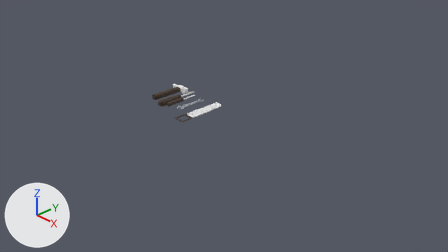
Before and after pictures for a commit that changed the Blender file BlenderAssets/tools.blend.
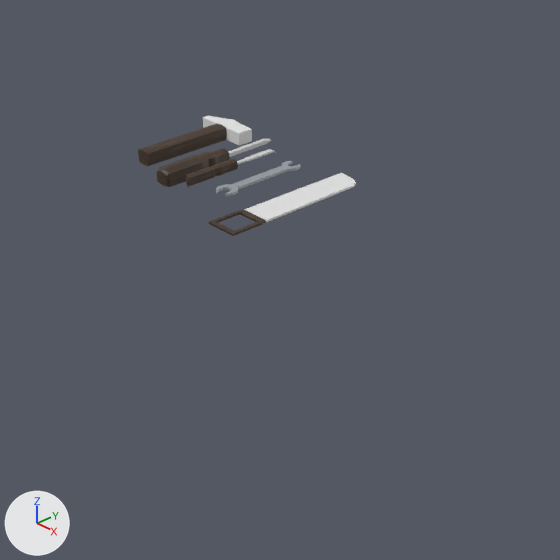
There are two pictures of each version: one from the file's camera 'Camera', one close up on the part from 24% to 64% of the width and 19% to 89% of the height. The axes (+X, +Y, +Z) are drawn at lower left. The lights are the same throughout.

The first close-up shows 'SM_DToolsChisel', 'SM_DToolsHammer', 'SM_DToolsSaw', 'SM_DToolsScrewdriver', 'SM_DToolsWrench'.
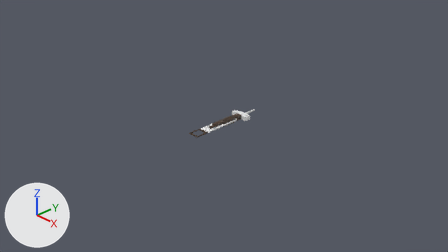
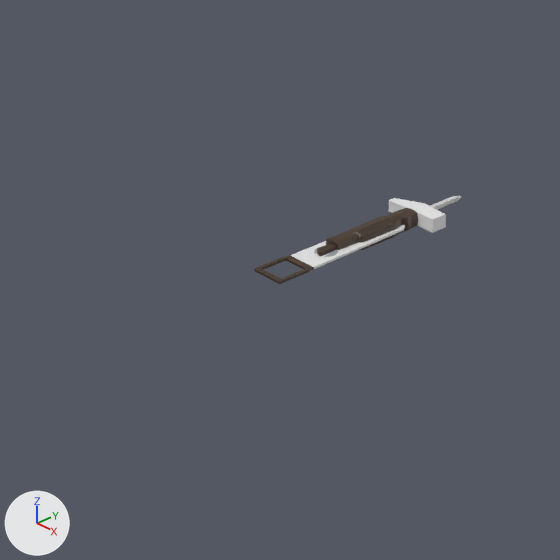
Pixel boxes [x1, y1, x2, y2] of what changed, in the close-ups (560 x 560 px):
'SM_DToolsSaw', moved
    before: [209, 173, 356, 236]
    after: [254, 225, 405, 284]
'SM_DToolsHammer', moved
    before: [138, 116, 252, 166]
    after: [326, 198, 446, 250]
'SM_DToolsScrewdriver', moved
    before: [157, 139, 271, 187]
    after: [349, 196, 462, 250]
'SM_DToolsChisel', moved
    before: [186, 149, 275, 187]
    after: [317, 243, 337, 257]
'SM_DToolsWrench', moved
    before: [216, 161, 301, 196]
    after: [314, 225, 401, 257]

The change, as a diff of the scene's bpy script:
```diff
--- a/BlenderAssets/tools.blend.py
+++ b/BlenderAssets/tools.blend.py
@@ ob_sm_dtoolschisel @@
 ob_sm_dtoolschisel = bpy.data.objects.new('SM_DToolsChisel', me_cube_002)
-ob_sm_dtoolschisel.location = (-1.221, 0.03, 0.045)
+ob_sm_dtoolschisel.location = (0.0, 0.0, 0.0)
 ob_sm_dtoolschisel.rotation_euler = (0.0, 0.0, 4.702)  # degrees (0, 0, 269)
@@ ob_sm_dtoolshammer @@
 ob_sm_dtoolshammer = bpy.data.objects.new('SM_DToolsHammer', me_cube)
-ob_sm_dtoolshammer.location = (-1.75, 0.0, 0.0)
+ob_sm_dtoolshammer.location = (0.0, 0.0, 0.0)
 ob_sm_dtoolshammer.scale = (0.0657, 0.506, 0.0423)
@@ ob_sm_dtoolssaw @@
 ob_sm_dtoolssaw = bpy.data.objects.new('SM_DToolsSaw', me_cube_004)
-ob_sm_dtoolssaw.location = (-0.575, 0.148, 0.04)
+ob_sm_dtoolssaw.location = (0.0, 0.0, 0.0)
 ob_sm_dtoolssaw.rotation_euler = (0.0, 0.0, -1.577)  # degrees (0, 0, -90)
@@ ob_sm_dtoolsscrewdriver @@
 ob_sm_dtoolsscrewdriver = bpy.data.objects.new('SM_DToolsScrewdriver', me_cube_001)
-ob_sm_dtoolsscrewdriver.location = (-1.438, -0.265, 0.0)
+ob_sm_dtoolsscrewdriver.location = (0.0, 0.0, 0.0)
 ob_sm_dtoolsscrewdriver.scale = (0.0601, 0.32, 0.0447)
@@ ob_sm_dtoolswrench @@
 ob_sm_dtoolswrench = bpy.data.objects.new('SM_DToolsWrench', me_cube_003)
-ob_sm_dtoolswrench.location = (-0.961, 0.073, 0.043)
+ob_sm_dtoolswrench.location = (0.0, 0.0, 0.0)
 ob_sm_dtoolswrench.scale = (0.0307, 0.238, 0.00784)
```
